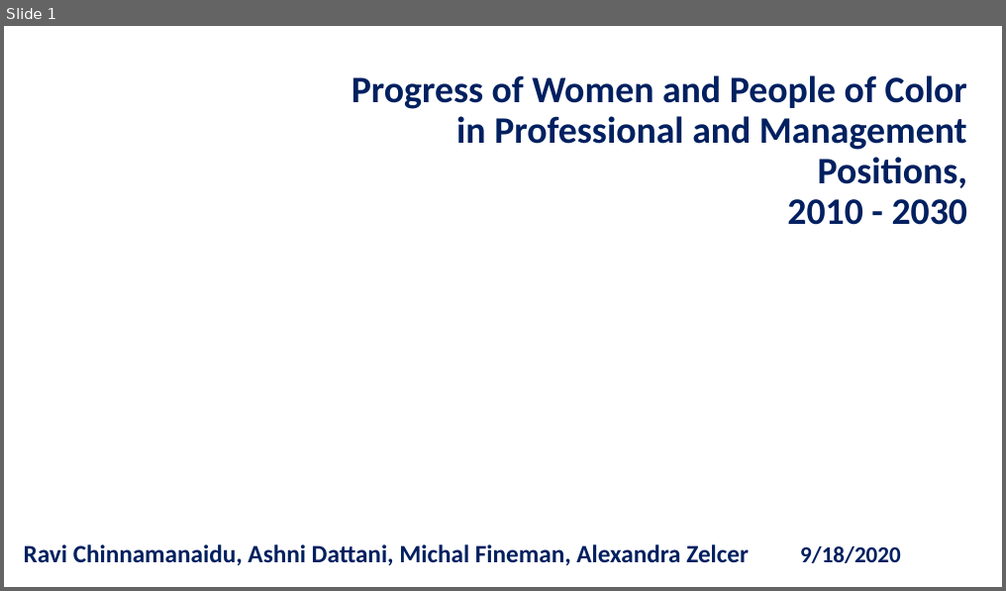
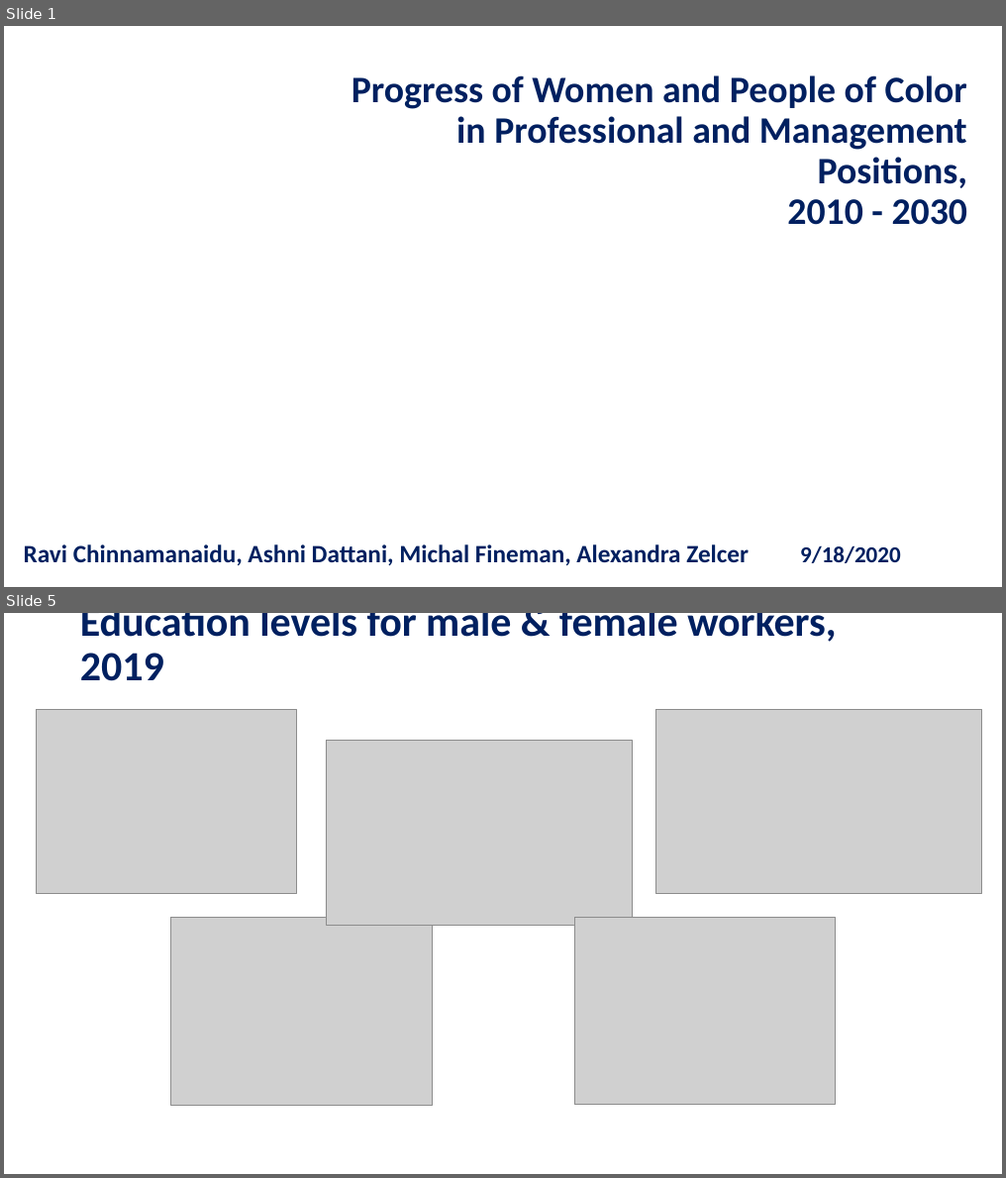
Before and after one commit to chinnamanaidu/project_rutgers, a slide deck: Presentation-v3.pptx. Shown one above the other, each under a label of ours: slide 1 before the commit, slides 1 and 5 after it; the slides between them are not shown. The pictures are 1006x591 and 1006x1178 pixels, drawn with LibreOffice and Linux fonts; fonts in the diff are those of the drawing; grey boxes stand for pictures; background and template pictures are left out. Boxes give left, top, right and bottom in pixels: in the first picture for what was removed or moved away, otherwise in the second. Text is boxed around its words. In the diff, an @@ line names an element or a change of style, - is before the commit and + after.

```diff
--- a/Presentation-v3.pptx
+++ b/Presentation-v3.pptx
@@ slide 5 added at <box>4,613,1002,1174</box>, background #FFFFFF @@
@@ text added at <box>80,613,836,681</box>, 40 pt, text #002060, bold @@
+Education levels for male & female workers, 2019
@@ picture added at <box>37,710,297,894</box> @@
@@ picture added at <box>656,710,981,894</box> @@
@@ picture added at <box>326,741,632,925</box> @@
@@ picture added at <box>171,917,432,1105</box> @@
@@ picture added at <box>574,917,835,1104</box> @@
```
Also in this commit, not shown: 3 slides changed, 1 other slide added, 1 slide removed, 14 other files.
